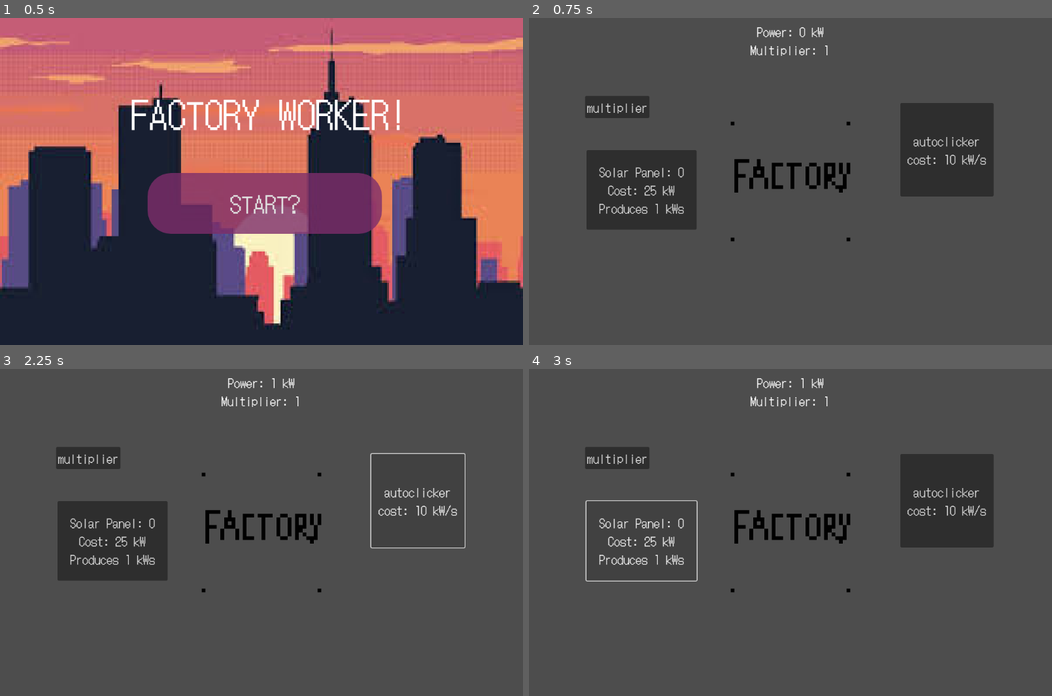
Above: before the commit, frames 1-4 (two rows, left to right).
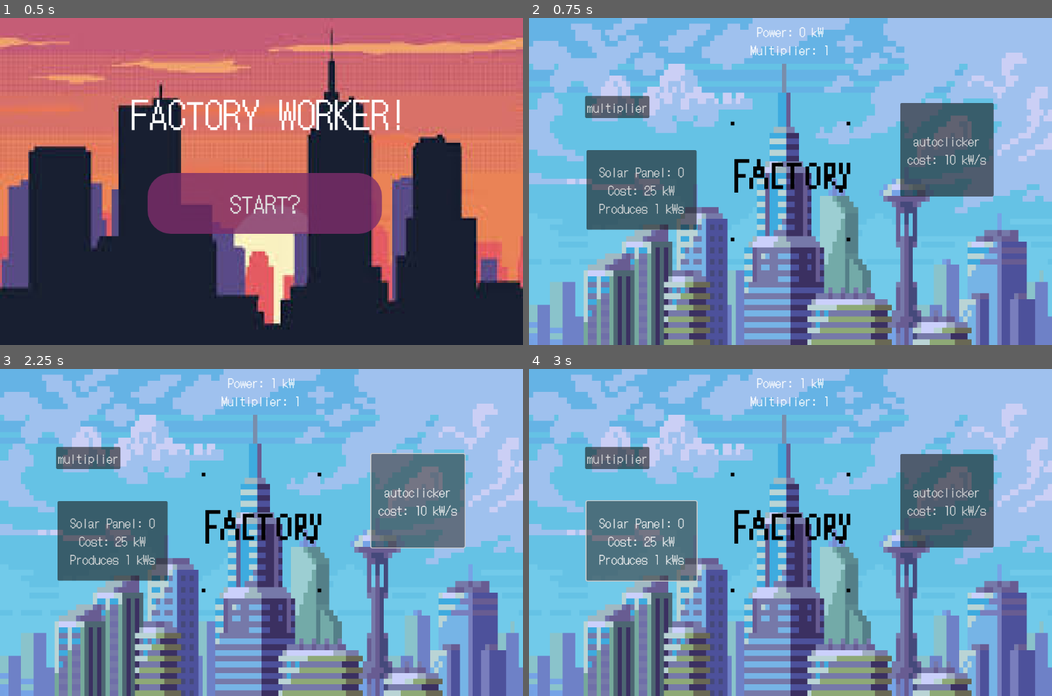
Above: after the commit, the same moments.

Repository: chu0029/SusGame
Game: Godot game, scene res://scenes/menu_start.tscn
Same seed, same stepped clock (60 frames per second), same inputs: the game is played once before the commit and once after it.
Inputs (mouse positions are in pixels of both pictures, inside the frame that each line leads up to):
- Up to frame 1 (0.5 s): no input
- Up to frame 2 (0.75 s): click "START?" at 0.5 s
- Up to frame 3 (2.25 s): click (261, 532) at 1.25 s; click "autoclicker cost: 10 kW/s" at 2 s
- Up to frame 4 (3 s): click "Solar Panel: 0 Cost: 25 kW Pr…" at 2.75 s

Frame 1 is identical in both runs. In frame 2, 99% of the frame differs, in the area x 0-100%, y 0-100%; in frame 3, 99%; in frame 4, 99%.

Commit message:
added background image

Diff:
--- a/scenes/gametest.tscn
+++ b/scenes/gametest.tscn
@@ -1,10 +1,11 @@
-[gd_scene load_steps=6 format=3 uid="uid://ikdew4lo1lg8"]
+[gd_scene load_steps=7 format=3 uid="uid://ikdew4lo1lg8"]
 
 [ext_resource type="Script" uid="uid://bpn0pj6e5fff0" path="res://scripts/gametest.gd" id="1_34im5"]
 [ext_resource type="Texture2D" uid="uid://b7xvqpo14820x" path="res://factory.png" id="1_kpvv0"]
 [ext_resource type="AudioStream" uid="uid://b2ev1rwqv8ylo" path="res://e_s004.ogg" id="3_6ycye"]
 [ext_resource type="Theme" uid="uid://yfe8see4c3cw" path="res://gametest.tres" id="3_34im5"]
 [ext_resource type="AudioStream" uid="uid://bou11k5vvk7ai" path="res://e_s015.ogg" id="5_1dvly"]
+[ext_resource type="Texture2D" uid="uid://i6623btw2mrp" path="res://background placeholder.png" id="6_i0h8x"]
 
 [node name="Control" type="Control" node_paths=PackedStringArray("counter", "multipcounter", "timer", "soundfactory", "soundupgrade", "autoclicker", "solarpanel")]
 layout_mode = 3
@@ -21,6 +22,13 @@
 soundupgrade = NodePath("soundupgrade")
 autoclicker = NodePath("autoclicker")
 solarpanel = NodePath("solarpanel")
+
+[node name="TextureRect" type="TextureRect" parent="."]
+z_index = -1
+custom_minimum_size = Vector2(1120, 700)
+offset_right = 1120.0
+offset_bottom = 700.0
+texture = ExtResource("6_i0h8x")
 
 [node name="Timer" type="Timer" parent="."]
 
Binary file added: background placeholder.png
Not shown, added: background placeholder.png.import
